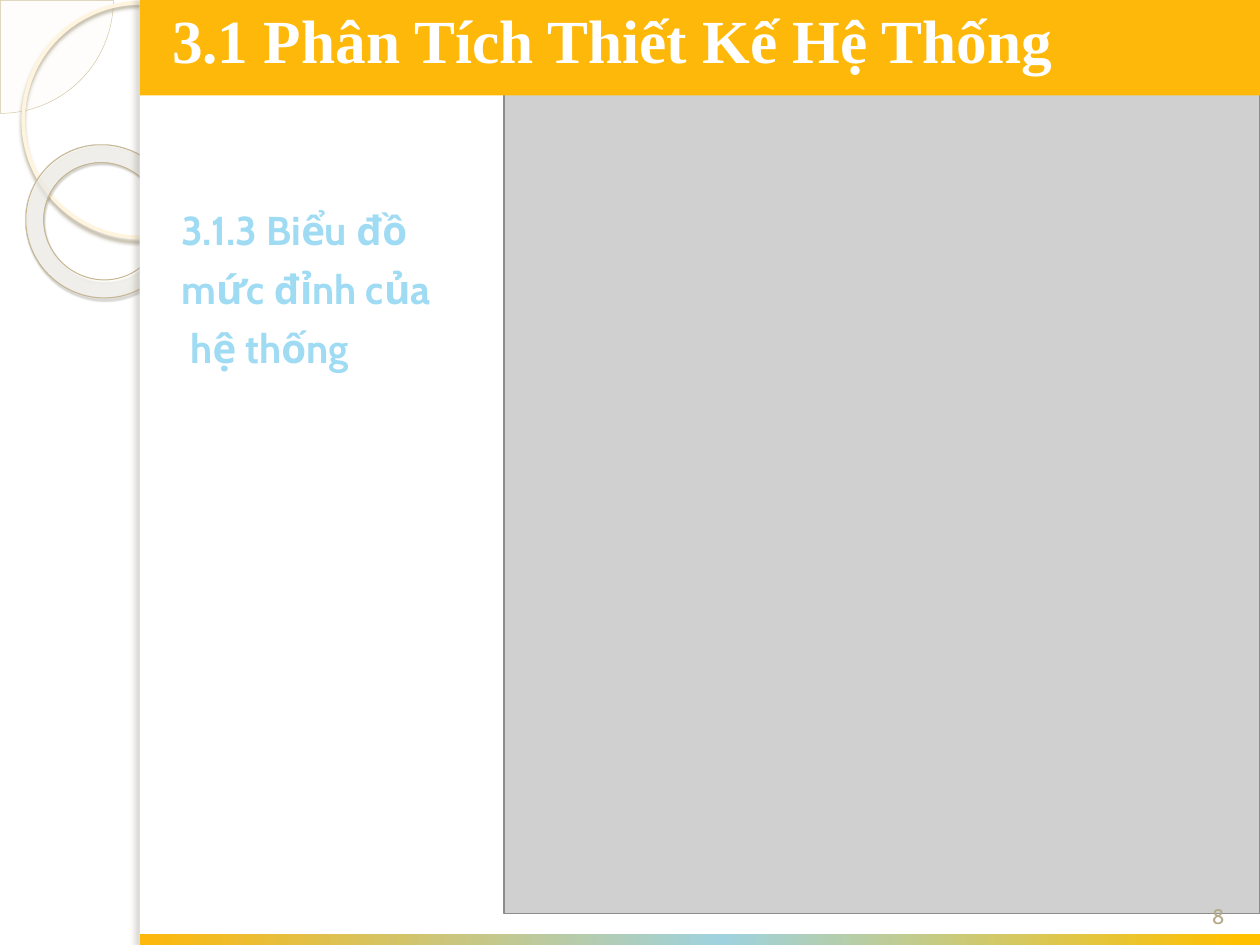
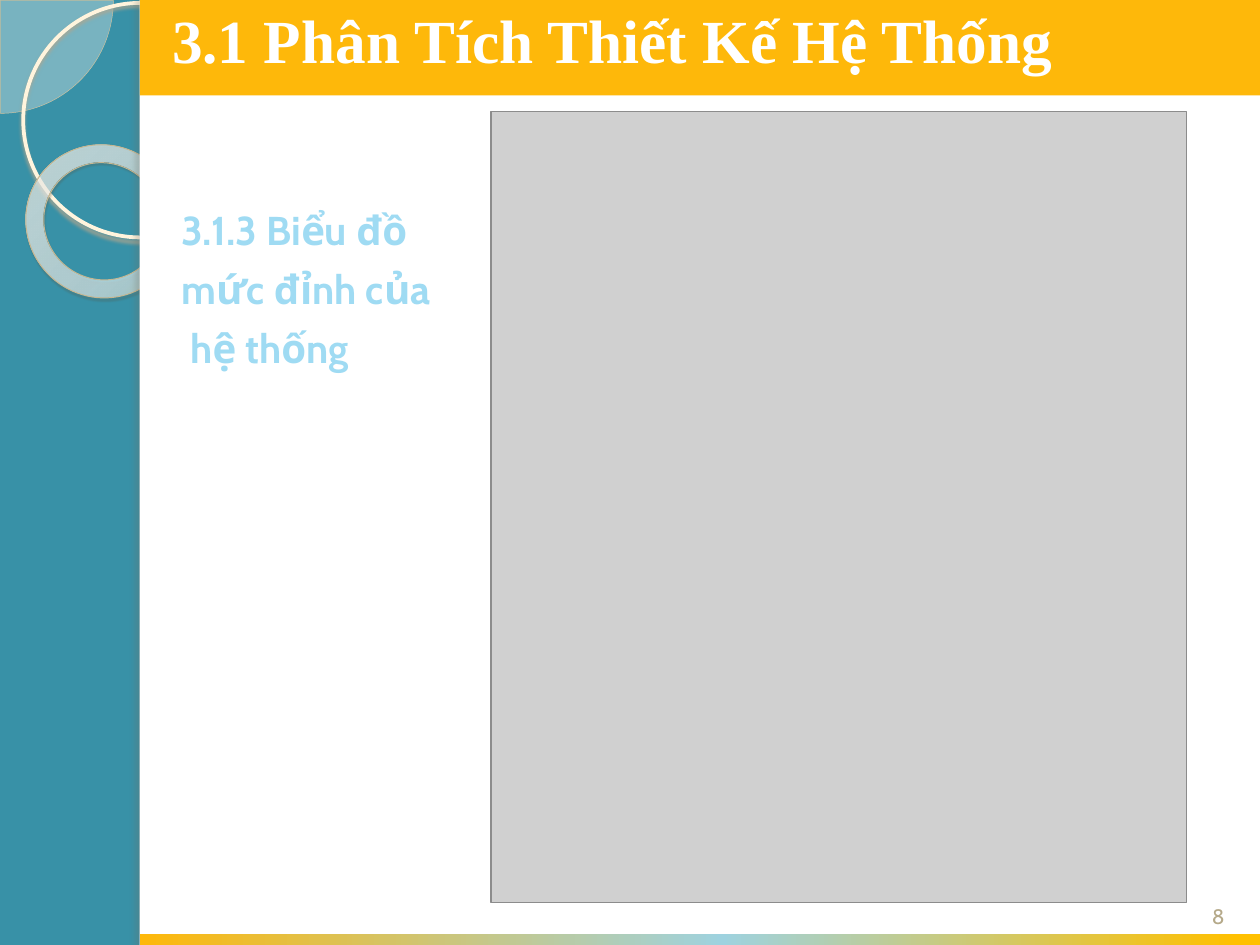
Before and after one commit to chiendv1992/webbanhang, a slide deck: slide 8 of bc/slide bv.pptx. Drawn at 1260x945 pixels with LibreOffice and Linux fonts; fonts in the diff are those of the drawing; grey boxes stand for pictures; background and template pictures are left out. Boxes give left, top, right and bottom in pixels: in the first picture for what was removed or moved away, otherwise in the second. Text is boxed around its words. In the diff, an @@ line names an element or a change of style, - is before the commit and + after.

```diff
--- a/bc/slide bv.pptx
+++ b/bc/slide bv.pptx
@@ background picture (left out) to #3891A7 @@
@@ picture: place and size @@
-picture at box(504, 79, 1260, 914)
+picture at box(491, 112, 1187, 903)
```
Also in this commit, not shown: 12 other slides changed, 5 slides added, 21 other files.
